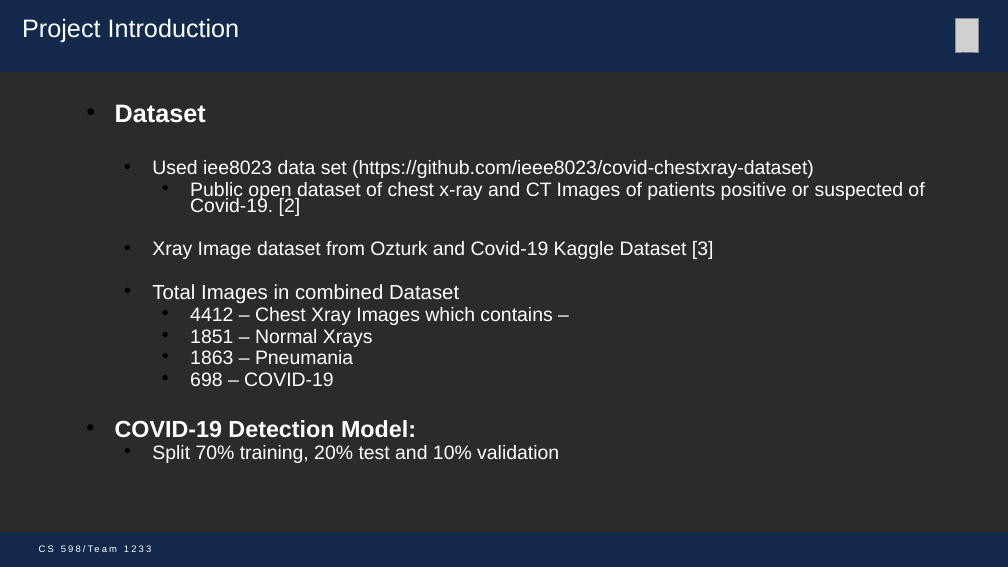
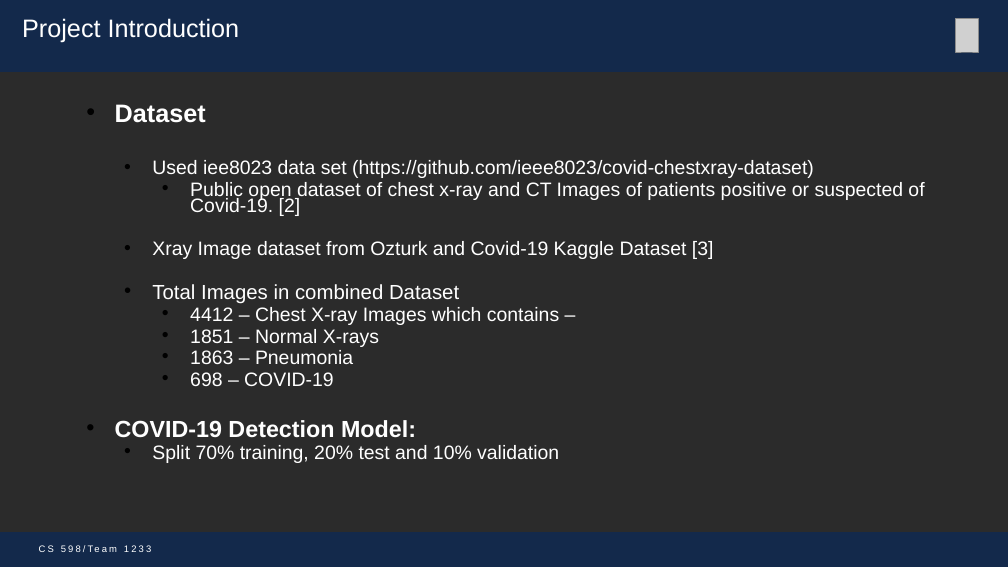
Before and after one commit to mohitbhadauria10/DL-Project, a slide deck: slide 4 of Presentation_Team_1233 _mike.pptx. Drawn at 1008x567 pixels with LibreOffice and Linux fonts; fonts in the diff are those of the drawing; grey boxes stand for pictures; background and template pictures are left out; a plain dark background stands for a picture behind light text. Boxes give left, top, right and bottom in pixels: in the first picture for what was removed or moved away, otherwise in the second. Text is boxed around its words. In the diff, an @@ line names an element or a change of style, - is before the commit and + after.

```diff
--- a/Presentation_Team_1233 _mike.pptx
+++ b/Presentation_Team_1233 _mike.pptx
@@ text at (x1=190, y1=307, x2=559, y2=364): text changed @@
-    • 4412 – Chest Xray Images which contains –
-    • 1851 – Normal Xrays
-    • 1863 – Pneumania
+    • 4412 – Chest X-ray Images which contains –
+    • 1851 – Normal X-rays
+    • 1863 – Pneumonia
```
Also in this commit, not shown: 11 other slides changed.
